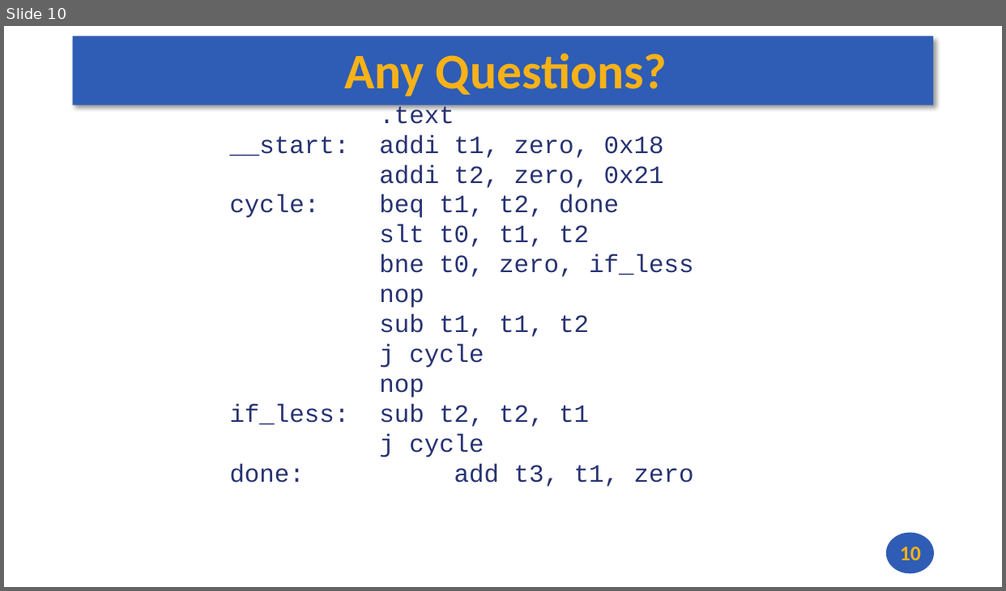
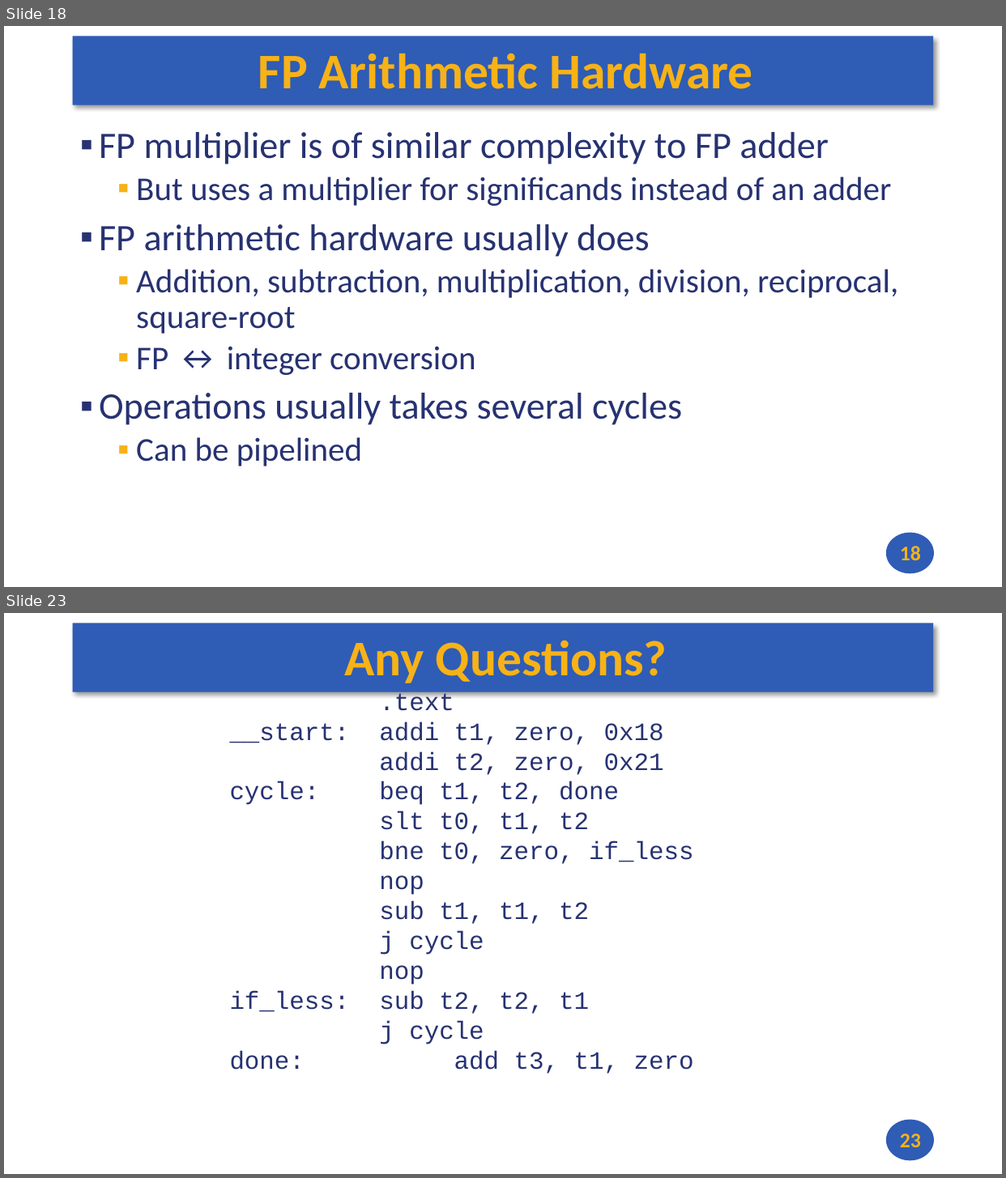
Before and after one commit to andrewt0301/hse-acos-course, a slide deck: docs/part1ca/09_FP/CA_Lecture_09.pptx. Shown one above the other, each under a label of ours: slide 10 before the commit, slides 18 and 23 after it; the slides between them are not shown. The pictures are 1006x591 and 1006x1178 pixels, drawn with LibreOffice and Linux fonts; fonts in the diff are those of the drawing. Boxes give left, top, right and bottom in pixels: in the first picture for what was removed or moved away, otherwise in the second. Text is boxed around its words. In the diff, an @@ line names an element or a change of style, - is before the commit and + after.

```diff
--- a/docs/part1ca/09_FP/CA_Lecture_09.pptx
+++ b/docs/part1ca/09_FP/CA_Lecture_09.pptx
@@ slide 18 added at bbox=[4, 26, 1002, 587], background #FFFFFF; not listed: 2 template elements that a slide beside it also shows @@
@@ title added at bbox=[258, 53, 753, 89], 48 pt, text #F7B217, bold @@
+FP Arithmetic Hardware
@@ text added at bbox=[99, 132, 898, 467], 32 pt, text #273272 @@
+▪ FP multiplier is of similar complexity to FP adder
+  ▪ But uses a multiplier for significands instead of an adder
+▪ FP arithmetic hardware usually does
+  ▪ Addition, subtraction, multiplication, division, reciprocal, square-root
+  ▪ FP ↔ integer conversion
+▪ Operations usually takes several cycles
+  ▪ Can be pipelined
@@ page number added at bbox=[900, 546, 921, 561], 20 pt, text #F7B217, bold @@
+18
@@ what was slide 10 is now slide 23 @@
@@ page number at bbox=[900, 1134, 921, 1148]: text changed @@
-10
+23
```
Also in this commit, not shown: 8 slides changed, 12 other slides added, 1 other file.
